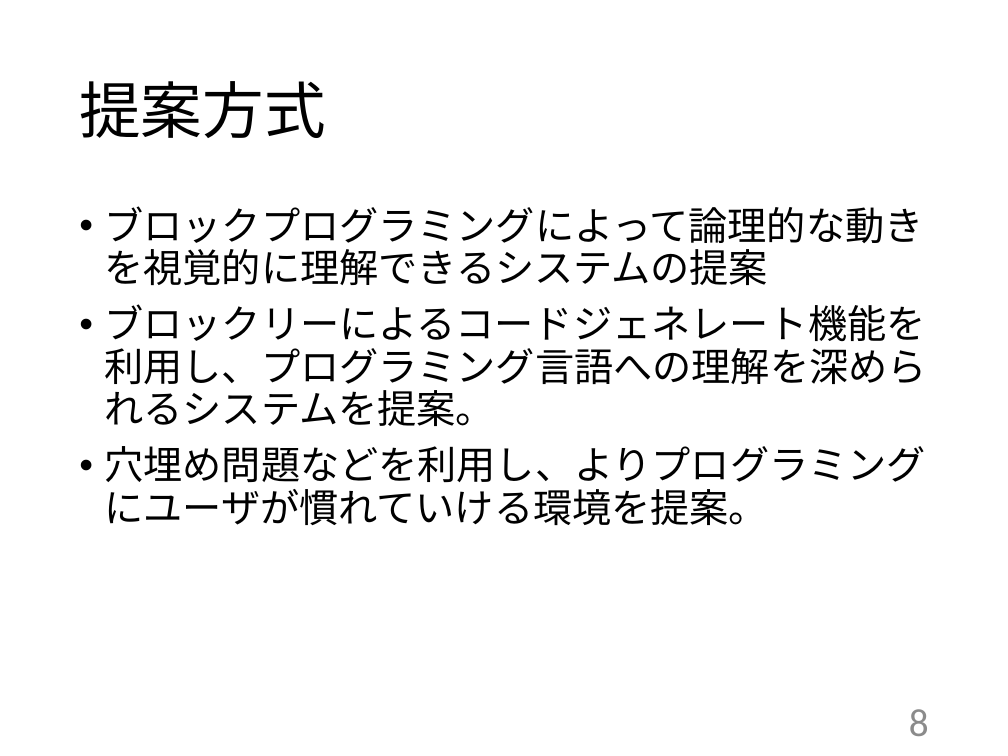
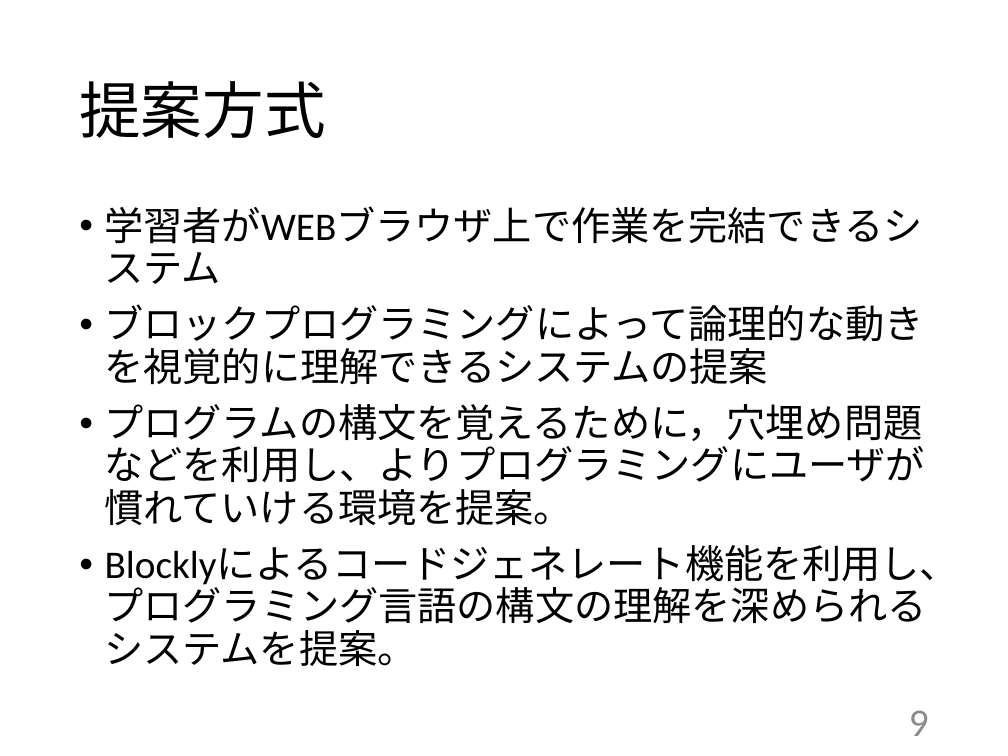
Before and after one commit to kait-takanolab/1821121-shimaoka-thesis, a slide deck: slide 9 of 1821121_shimaoka_tyuukan.pptx (slide 8 before the commit). Drawn at 1008x756 pixels with LibreOffice and Linux fonts; fonts in the diff are those of the drawing. Boxes give left, top, right and bottom in pixels: in the first picture for what was removed or moved away, otherwise in the second. Text is boxed around its words. In the diff, an @@ line names an element or a change of style, - is before the commit and + after.

```diff
--- a/1821121_shimaoka_tyuukan.pptx
+++ b/1821121_shimaoka_tyuukan.pptx
@@ text at <box>105,206,923,244</box>: paragraph added @@
+• 学習者がWEBブラウザ上で作業を完結できるシステム
@@ text at <box>105,404,960,666</box>: text changed @@
-• ブロックリーによるコードジェネレート機能を利用し、プログラミング言語への理解を深められるシステムを提案。
-• 穴埋め問題などを利用し、よりプログラミングにユーザが慣れていける環境を提案。
+• プログラムの構文を覚えるために，穴埋め問題などを利用し、よりプログラミングにユーザが慣れていける環境を提案。
+• Blocklyによるコードジェネレート機能を利用し、プログラミング言語の構文の理解を深められるシステムを提案。
@@ page number at <box>909,710,929,736</box>: text changed @@
-8
+9
```
Also in this commit, not shown: 6 other slides changed, 2 slides added, 1 slide removed.
